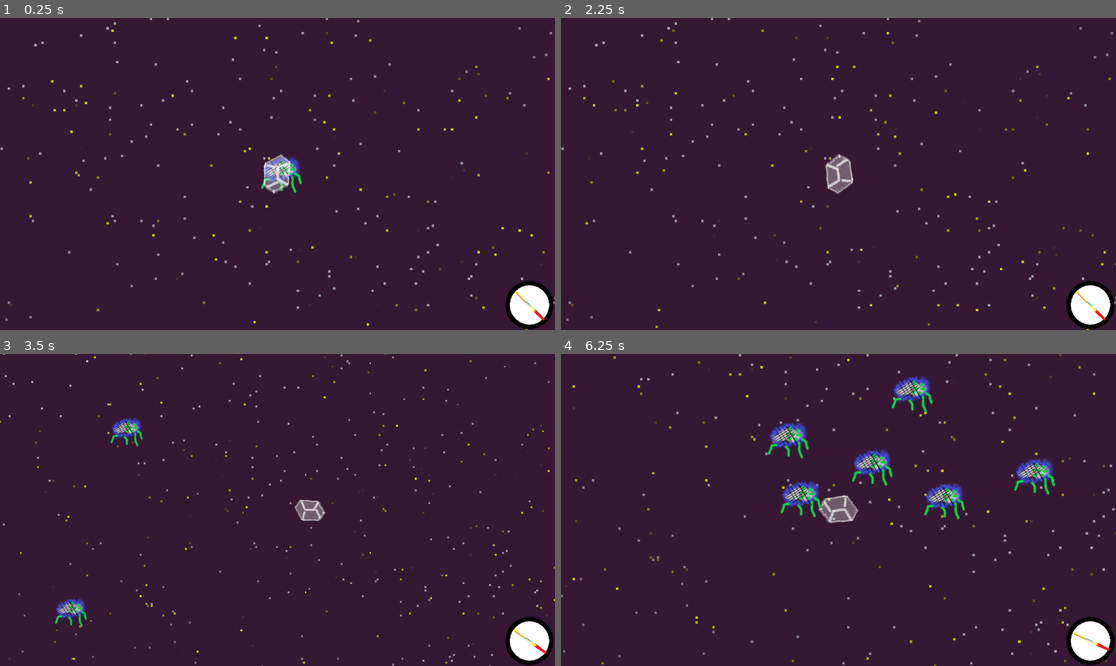
Above: before the commit, frames 1-4 (two rows, left to right).
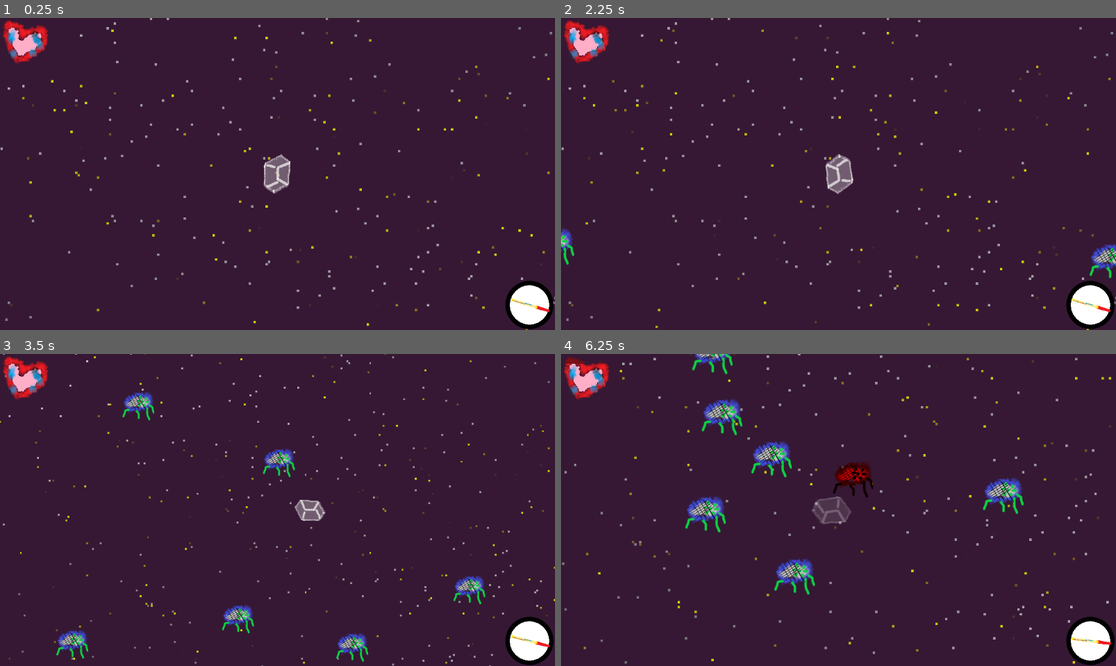
Above: after the commit, the same moments.

Repository: minicago/shika
Game: Godot game, scene res://tscns/game.tscn
Two runs of this game, one before a commit and one after it. Both use one fixed random seed, a clock stepped at 60 frames per second and the inputs below.
Inputs (mouse positions are in pixels of both pictures, inside the frame that each line leads up to):
- Up to frame 1 (0.25 s): no input
- Up to frame 2 (2.25 s): move the mouse to (960, 158) at 0.52 s; press the mouse at (960, 158) at 0.53 s; hold Right (right) 0.53-1.28 s; move the mouse to (727, 189) at 1.27 s; release the mouse at (727, 189) at 1.28 s; hold Down (down) 1.28-2.03 s; click (727, 189) at 1.35 s; tap Enter at 2 s; move the mouse to (894, 105) at 2.02 s; press the mouse at (894, 105) at 2.03 s; hold Right (right) from 2.03 s (still down)
- Up to frame 3 (3.5 s): move the mouse to (249, 572) at 2.77 s; release Right (right) at 2.78 s; release the mouse at (249, 572) at 2.78 s; hold Up (up) from 2.78 s (still down); click (249, 572) at 2.85 s
- Up to frame 4 (6.25 s): move the mouse to (1005, 556) at 3.52 s; release Up (up) at 3.53 s; press the mouse at (1005, 556) at 3.53 s; hold Left (left) 3.53-5.03 s; move the mouse to (672, 463) at 4.27 s; release the mouse at (672, 463) at 4.28 s; click (672, 463) at 4.35 s; move the mouse to (866, 510) at 5.02 s; press the mouse at (866, 510) at 5.03 s; hold Down (down) 5.03-5.78 s; move the mouse to (755, 432) at 5.77 s; release the mouse at (755, 432) at 5.78 s; hold Right (right) from 5.78 s (still down); click (755, 432) at 5.85 s

The runs differ from the first frame. In frame 1, 1.4% of the frame differs, in the area x 0-100%, y 0-98%; in frame 2, 1.4%; in frame 3, 3.4%; in frame 4, 8.9%, in the area x 0-100%, y 0-100%.

Commit message:
health bar and end

Diff:
--- /dev/null
+++ b/scripts/UI/healthBar.gd
@@ -0,0 +1,25 @@
+extends Control
+class_name HealthBar
+
+@onready var textureProgressBar:TextureProgressBar = $TextureProgressBar
+var father : World
+
+# Called when the node enters the scene tree for the first time.
+func bind(world:World):
+	father = world
+	pass # Replace with function body.
+
+
+# Called every frame. 'delta' is the elapsed time since the previous frame.
+func _process(delta):
+	if father == null : return
+	var max_value = father.get_rider().function.maxhealth
+	var value = father.get_rider().function.health
+	textureProgressBar.max_value=max_value
+	textureProgressBar.value=value
+	if value < 0.15*max_value :
+		modulate.s = 100.0
+		modulate.a = sin(Time.get_ticks_msec() / 500.0) * 0.4 + 0.6
+	else:
+		modulate.s = 0.0
+		modulate.a = 1.0
--- a/scripts/UI/world.gd
+++ b/scripts/UI/world.gd
@@ -61,10 +61,7 @@
 			if child.lowlevel.alive : ret.append(child.lowlevel)
 			else :
 				remove_child(child)
-				child.lowlevel.queue_free()
-				child.queue_free()
-
-
+				child.lowlevel.all_free()
 	return ret
 
 func _process(delta):
--- a/scripts/function/objs/obj.gd
+++ b/scripts/function/objs/obj.gd
@@ -70,16 +70,12 @@
 	return lowlevel.get_polygon()
 
 func function_process(delta):
-	#life_time += delta
 	for timer in timers:
 		timers[timer] = max(0, timers[timer] - delta)
 	for function in AI_dic:
 		AI_dic[function].call(self, delta)
 	set_obj_position(position + toward * speed.x * delta + toward.rotated(- PI / 2) * speed.y * delta)
 	pass
-
-#func cool_down_check(delta : float ,cool_time : float) -> int:
-	#return floori ( life_time / cool_time ) - floori ( (life_time - delta) / cool_time )
 
 func bump_handler(info : Dictionary):
 	for handler in bump_handler_dic :
@@ -156,8 +152,6 @@
 	if m2 > 0.0:
 		var dist :Vector2 = collidee.get_obj_position() - info.get("collider").get_obj_position()
 		var dspeed :Vector2 = collidee.get_real_speed() - info.get("collider").get_real_speed()
-#		if dist.x * dspeed.x + dist.y * dspeed.y > 0.0 :
-#		print("ok!")
 		collidee.set_real_speed(collidee.get_real_speed() - (2 * m2) / (m1 + m2) * dspeed)
 		info.get("collider").set_real_speed(info.get("collider").get_real_speed() + (2 * m1) / (m1 + m2) * dspeed)
 		collidee.set_obj_position(collidee.get_obj_position() + dist.normalized() * info.get("box", 0.0))
--- a/scripts/function/objs/rider.gd
+++ b/scripts/function/objs/rider.gd
@@ -80,16 +80,12 @@
 
 static func bump_handler_home(collidee :Obj_function, info : Dictionary):
 	if info.get("type", "") == "home":
+		collidee.addon_info_append("win", true)
 		print("back home")
 
 static func bump_handler_monster(collidee :Obj_function, info : Dictionary):
 	if info.get("type", "") == "monster":
 		info.get("collider").take_damage(collidee.addon_info["attack"])
-		#info.get("collider",null).kill()
-		#if collidee.timer_get("invincible") == 0.0:
-			#print("hurt")
-			#collidee.timer_set("hurt", 0.20)
-			#collidee.timer_set("invincible", 1.0)
 
 static func _static_init():
 	Register_table.handlers["home"] = Callable(Rider_function,"bump_handler_home")
--- a/scripts/function/world.gd
+++ b/scripts/function/world.gd
@@ -19,6 +19,12 @@
 func get_home():
 	return home
 
+func lose():
+	return not get_rider().alive
+
+func win():
+	return get_rider().get_addon_info().get("win",false)
+
 func instance_rider():
 	rider = Obj.new()
 	rider.obj_init("rider",get_rider_UI(),lowlevel)
@@ -26,21 +32,31 @@
 func instance_home():
 	home = Obj.new()
 	home.obj_init("home",get_home_UI(),lowlevel)
-	home.set_obj_position(Vector2(500,500))
+	home.set_obj_position(randf_range(1000.0,1200.0)*Vector2(1.0,0).rotated(randf_range(0,2*PI)))
 
 func instance_monster():
 	# print("instance")
 	var monster = Obj.new()
 	monster.obj_init("monster",null,lowlevel)
-	monster.set_obj_position(randf_range(1500.0,2000.0)*Vector2(1.0,0).rotated(randf_range(0,2*PI))+get_rider().get_obj_position())
+	monster.set_obj_position(randf_range(1000.0,1500.0)*Vector2(1.0,0).rotated(randf_range(0,2*PI))+get_rider().get_obj_position())
 	monsters.append(monster)
 
 func get_objs() -> Array[Obj]:
 	return lowlevel.get_objs()
 
-func function_process(delta):
-	Bump_manager.manager_process(get_objs(), delta)
+func monster_manager():
 	for monster in monsters:
 		if monster == null :
 			monsters.erase(monster)
-	if(monsters.size()<20): instance_monster()
+	if(monsters.size()<10): instance_monster()
+
+func function_process(delta):
+	Bump_manager.manager_process(get_objs(), delta)
+	monster_manager()
+
+func all_free():
+	queue_free()
+	for monster in monsters :
+		monster.all_free()
+	rider.all_free()
+	home.all_free()
--- a/scripts/lowlevel/game.gd
+++ b/scripts/lowlevel/game.gd
@@ -4,13 +4,22 @@
 var world : World = World.new()
 @onready var world_UI : World_UI = $SubViewportContainer/World
 @onready var homepointer : Homepointer = $Homepointer
+@onready var healthBar : HealthBar = $HealthBar
 
 func _ready():
 	world.world_init("res://tscns/world.tscn",world_UI)
 	homepointer.bind(world)
+	healthBar.bind(world)
 	print("OK")
 
 func _process(delta):
+	if world == null : return
 	$SubViewportContainer/World.size = get_viewport().size
+	if world.win() :
+		world.all_free()
+		pass
+	elif world.lose():
+		world.all_free()
+		pass
 	# $SubViewportContainer.rect = ( get_viewport_rect() )
 	pass
--- a/scripts/lowlevel/obj.gd
+++ b/scripts/lowlevel/obj.gd
@@ -75,6 +75,7 @@
 func allow_bump(collider : Obj):
 	return function.allow_bump(collider)
 
-func free():
-	UI.free()
-	function.free()
+func all_free():
+	queue_free()
+	UI.queue_free()
+	function.queue_free()
--- a/scripts/lowlevel/world.gd
+++ b/scripts/lowlevel/world.gd
@@ -26,6 +26,12 @@
 func instance_home():
 	return function.instance_home()
 
+func lose():
+	return function.lose()
+
+func win():
+	return function.win()
+
 func world_init(path : String ,binder : World_UI = null, father = null):
 	if binder == null :
 		UI = load(path).instance()
@@ -40,3 +46,8 @@
 
 func function_process(delta):
 	return function.function_process(delta)
+
+func all_free():
+	queue_free()
+	UI.queue_free()
+	function.all_free()
--- /dev/null
+++ b/tscns/UIcontrol/healthBar.tscn
@@ -0,0 +1,22 @@
+[gd_scene load_steps=4 format=3 uid="uid://blg0dgii3unks"]
+
+[ext_resource type="Script" path="res://scripts/UI/healthBar.gd" id="1_xj8rm"]
+[ext_resource type="Texture2D" uid="uid://ddx8qtrkqnd7r" path="res://images/normal/health1.png" id="2_rumxv"]
+[ext_resource type="Texture2D" uid="uid://c1mpl756m3i6m" path="res://images/normal/health2.png" id="3_0jnux"]
+
+[node name="HealthBar" type="Control"]
+layout_mode = 3
+anchors_preset = 15
+anchor_right = 1.0
+anchor_bottom = 1.0
+grow_horizontal = 2
+grow_vertical = 2
+script = ExtResource("1_xj8rm")
+
+[node name="TextureProgressBar" type="TextureProgressBar" parent="."]
+layout_mode = 0
+offset_right = 40.0
+offset_bottom = 40.0
+fill_mode = 3
+texture_under = ExtResource("2_rumxv")
+texture_progress = ExtResource("3_0jnux")
--- a/tscns/game.tscn
+++ b/tscns/game.tscn
@@ -1,8 +1,9 @@
-[gd_scene load_steps=4 format=3 uid="uid://cw1oyaalnb623"]
+[gd_scene load_steps=5 format=3 uid="uid://cw1oyaalnb623"]
 
 [ext_resource type="Script" path="res://scripts/lowlevel/game.gd" id="1_af18y"]
 [ext_resource type="PackedScene" uid="uid://otrd3idnjn42" path="res://tscns/world.tscn" id="1_wa883"]
-[ext_resource type="PackedScene" uid="uid://bp3qmw0e3fno0" path="res://tscns/homepointer.tscn" id="3_1awke"]
+[ext_resource type="PackedScene" uid="uid://bp3qmw0e3fno0" path="res://tscns/UIcontrol/homepointer.tscn" id="3_1awke"]
+[ext_resource type="PackedScene" uid="uid://blg0dgii3unks" path="res://tscns/UIcontrol/healthBar.tscn" id="3_c1vsl"]
 
 [node name="Game" type="Control"]
 layout_mode = 3
@@ -27,6 +28,9 @@
 grow_horizontal = 0
 grow_vertical = 0
 
+[node name="HealthBar" parent="." instance=ExtResource("3_c1vsl")]
+layout_mode = 1
+
 [node name="SubViewportContainer" type="SubViewportContainer" parent="."]
 z_index = -1
 layout_mode = 0
Binary file added: images/normal/health1.png
Not shown, added: images/normal/health1.png.import
Binary file added: images/normal/health2.png
Not shown, added: images/normal/health2.png.import
Renamed: tscns/homepointer.tscn -> tscns/UIcontrol/homepointer.tscn
